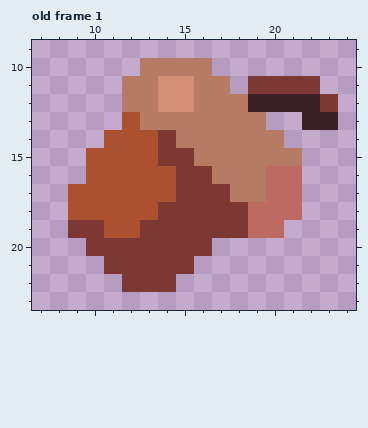
One commit to this pixel-art file: aseprite/seed.aseprite. The picture above is the old version.
32x32 pixels, 1 frame. Colours within 5 levels of each other are drawn and written as one. Shown: old frame 1: x 7..24, y 9..23. The commit also changed other frames, which this record leaves out.
Now the later version:
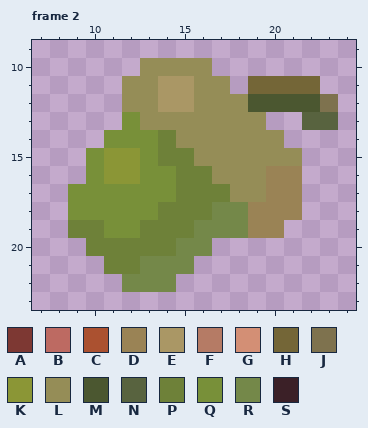
Palette (. is transparent): A #7d3833  B #bd6a62  C #ab5130  D #9a8355  E #aa9765  F #b57b65  G #d38f75  H #746637  J #7e724e  K #8b9636  L #958d57  M #4b5730  N #58633f  P #6e8139  Q #789039  R #748849  S #3b2027
A new or re-ordered frame is compared with the old frame closest to it.
Log entry: animate seed stages
Changes in this commit:
frames 1 -> 5
Changed rows in their new state; - is an unchanged pixel.
Frame 2 is new; against old frame 1:
first column x 9:
10 ----LLLL-------
11 ---LLEELL-HHHH-
12 ---LLEELLLMMMMJ
13 ---QLLLLLLL--NN
14 --QQQPLLLLLL---
15 -QKKQPPLLLLLL--
16 -QKKQQPPLLLDD--
17 QQQQQQPPPLLDD--
18 QQQQQPPPRRDDD--
19 PPQQPPPRRRDD---
20 -PPPPPRR-------
21 --PPRRR--------
22 ---RRR---------
Boxes around the changes in both pictures, in picture pixels (x1, y1, x2, y2):
changed: (68, 58, 338, 292)
